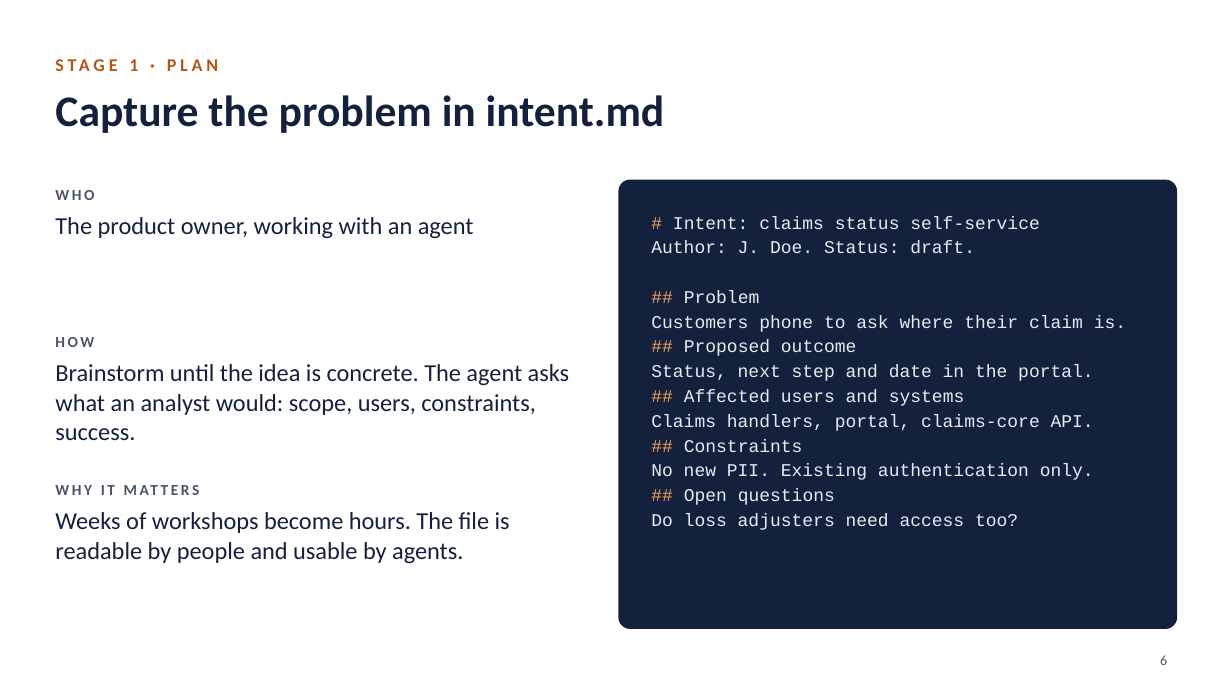
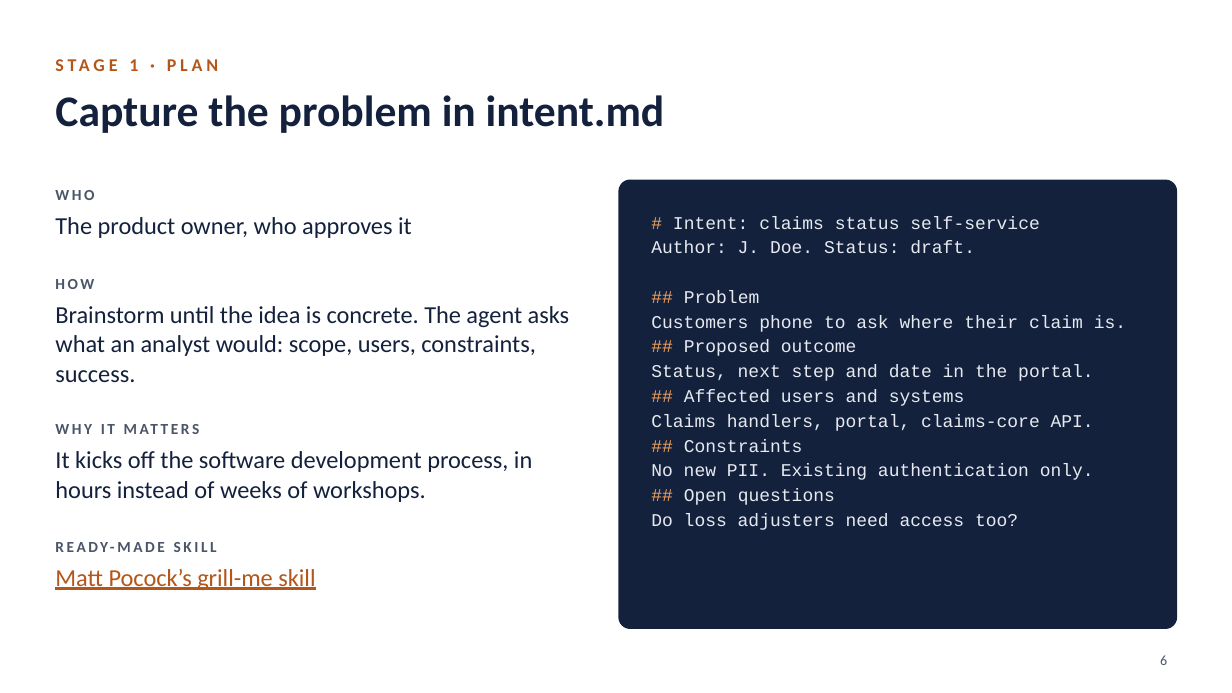
Before and after one commit to coderdark/AI-Native-SDLC, a slide deck: slide 6 of AI-Native-SDLC.pptx. Drawn at 1232x693 pixels with LibreOffice and Linux fonts; fonts in the diff are those of the drawing. Boxes give left, top, right and bottom in pixels: in the first picture for what was removed or moved away, otherwise in the second. Text is boxed around its words. In the diff, an @@ line names an element or a change of style, - is before the commit and + after.

```diff
--- a/AI-Native-SDLC.pptx
+++ b/AI-Native-SDLC.pptx
@@ text at (x1=55, y1=217, x2=412, y2=238): text changed @@
-The product owner, working with an agent
+The product owner, who approves it
@@ text "HOW" moved from (x1=55, y1=337, x2=94, y2=347) to (x1=55, y1=279, x2=94, y2=289) @@
@@ text "Brainstorm until the idea is ..." moved from (x1=55, y1=364, x2=570, y2=440) to (x1=55, y1=306, x2=570, y2=382) @@
@@ text "WHY IT MATTERS" moved from (x1=55, y1=476, x2=573, y2=504) to (x1=55, y1=415, x2=573, y2=443) @@
@@ text added at (x1=55, y1=451, x2=532, y2=502), 19 pt, text #14213D @@
+It kicks off the software development process, in hours instead of weeks of workshops.
@@ text removed at (x1=55, y1=512, x2=510, y2=563) @@
-Weeks of workshops become hours. The file is readable by people and usable by agents.
@@ text added at (x1=55, y1=532, x2=573, y2=560), 12 pt, text #4A5568, bold @@
+READY-MADE SKILL
@@ text added at (x1=55, y1=569, x2=315, y2=590), 19 pt, text #B4561A, underline @@
+Matt Pocock’s grill-me skill
```
Also in this commit, not shown: 3 other slides changed, 2 slides added, 1 slide removed.
